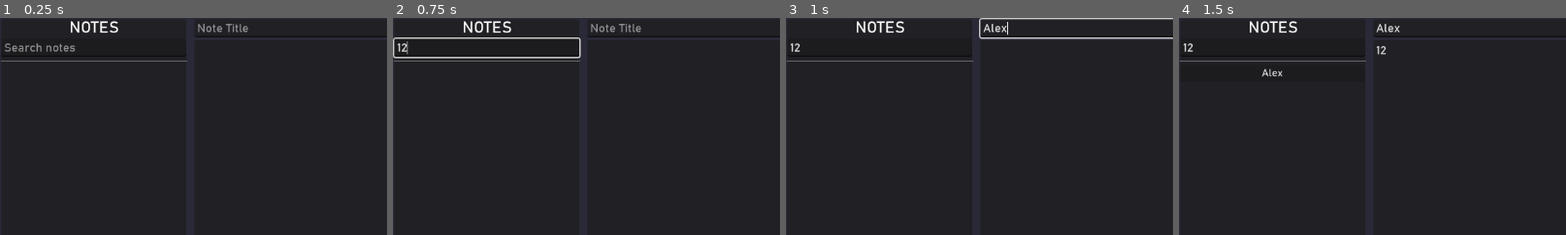
Above: before the commit, frames 1-4 (left to right).
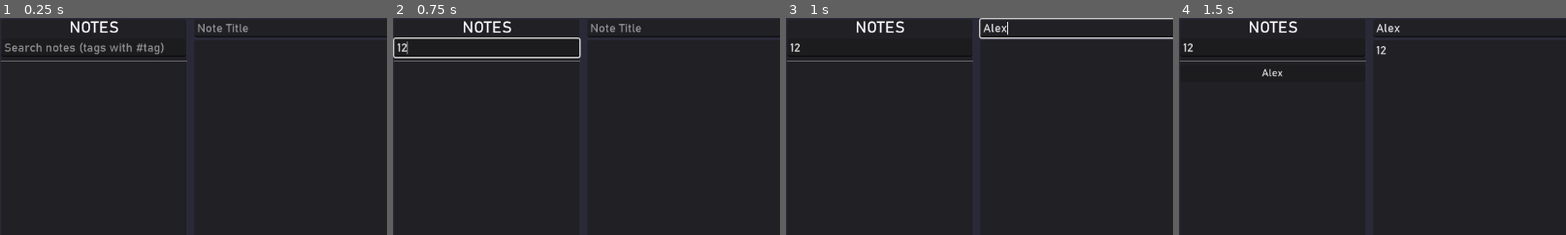
Above: after the commit, the same moments.

Repository: FroglightInteractive/FroglightNotes
Game: Godot game, scene res://scenes/main_window.tscn
The game is run twice, just before and just after one commit, with the same random seed, the same clock (stepped at 60 frames per second) and the same inputs.
Inputs (mouse positions are % of the whole screen's width and height, from its top left):
- Up to frame 1 (0.25 s): no input
- Up to frame 2 (0.75 s): click (12, 7) at 0.52 s; type "12" at 0.6 s
- Up to frame 3 (1 s): click (62, 2) at 0.75 s; type "Alex" at 0.83 s; click (62, 42) at 0.98 s
- Up to frame 4 (1.5 s): type "12" at 1.07 s; click (19, 83) at 1.27 s; type "Alex" at 1.35 s
The pictures show only the part of the screen within x 0-50%, y 0-50%; the shares and areas given below are measured in that part.

The runs differ from the first frame. In frame 1, 0.5% of the frame differs, in the area x 20-43%, y 11-17%; in frame 2, nothing differs; in frame 3, nothing differs; in frame 4, nothing differs.

Commit message:
implement searching by tags

Diff:
--- a/scenes/main_window.tscn
+++ b/scenes/main_window.tscn
@@ -91,7 +91,7 @@
 tooltip_text = "Search through notes"
 theme_override_fonts/font = ExtResource("2_52e18")
 theme_override_font_sizes/font_size = 18
-placeholder_text = "Search notes"
+placeholder_text = "Search notes (tags with #tag)"
 
 [node name="HSeparator" type="HSeparator" parent="MarginContainer/VBoxContainer/MainUI/HSplitContainer/NoteList/VBoxContainer"]
 layout_mode = 2
@@ -186,6 +186,7 @@
 [node name="AddTagButton" type="Button" parent="MarginContainer/VBoxContainer/BottomBar/TagBar/VBoxContainer/GridContainer"]
 layout_mode = 2
 size_flags_horizontal = 0
+focus_mode = 0
 text = "Add Tag"
 
 [node name="ScrollContainer" type="ScrollContainer" parent="MarginContainer/VBoxContainer/BottomBar/TagBar/VBoxContainer"]
--- a/scripts/main_window.gd
+++ b/scripts/main_window.gd
@@ -18,9 +18,9 @@
 
 
 func _ready() -> void:
-	# automatically refresh notes list every 5 seconds
+	# automatically refresh notes list
 	var _refresh_timer := Timer.new()
-	_refresh_timer.wait_time = 5.0
+	_refresh_timer.wait_time = 2.0
 	_refresh_timer.timeout.connect(_on_refresh_timer_timeout)
 	add_child(_refresh_timer)
 	_refresh_timer.start()
@@ -66,8 +66,22 @@
 				var file_title: String = data.get("title", "Untitled")
 				var content: String = data.get("content", "")
 
-				# create button for note in sidebar (allows searching)
-				if filter == "" or file_title.to_lower().find(filter.to_lower()) != -1 or content.to_lower().find(filter.to_lower()) != -1:
+				# create button for note in sidebar (allows searching with tag and without)
+				var filter_lower = filter.to_lower()
+				var matches_filter := false
+				if filter == "":
+					matches_filter = true
+				elif filter.begins_with("#"):
+					var tag_filter = filter.substr(1)
+					for tag in data.get("tags", []):
+						if tag.to_lower().find(tag_filter) != -1:
+							matches_filter = true
+							break
+				else:
+					if file_title.to_lower().find(filter_lower) != -1 or content.to_lower().find(filter_lower) != -1:
+						matches_filter = true
+
+				if matches_filter:
 					var file_button = Button.new()
 					file_button.text = file_title
 					file_button.focus_mode = Control.FOCUS_NONE
